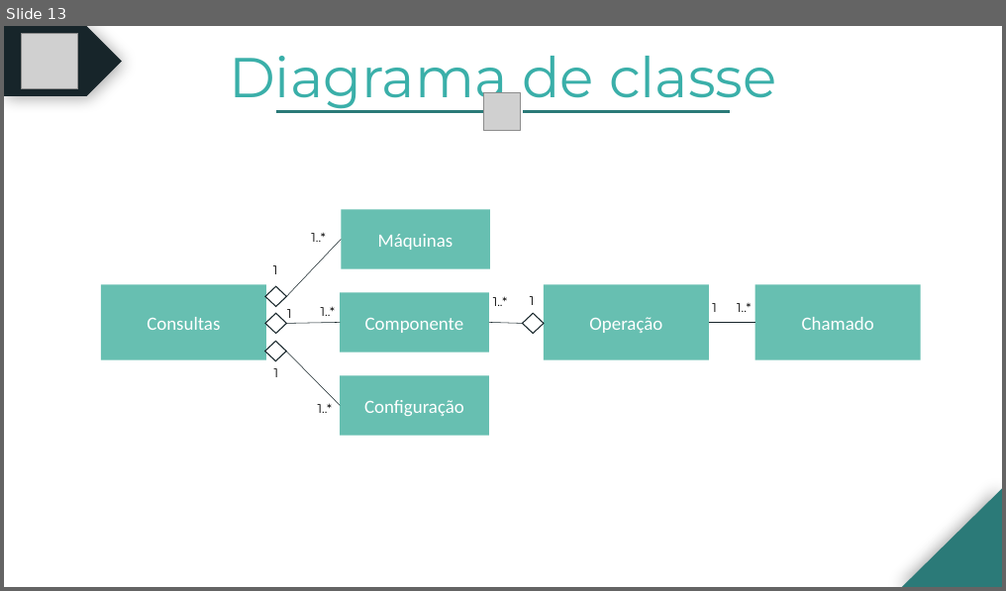
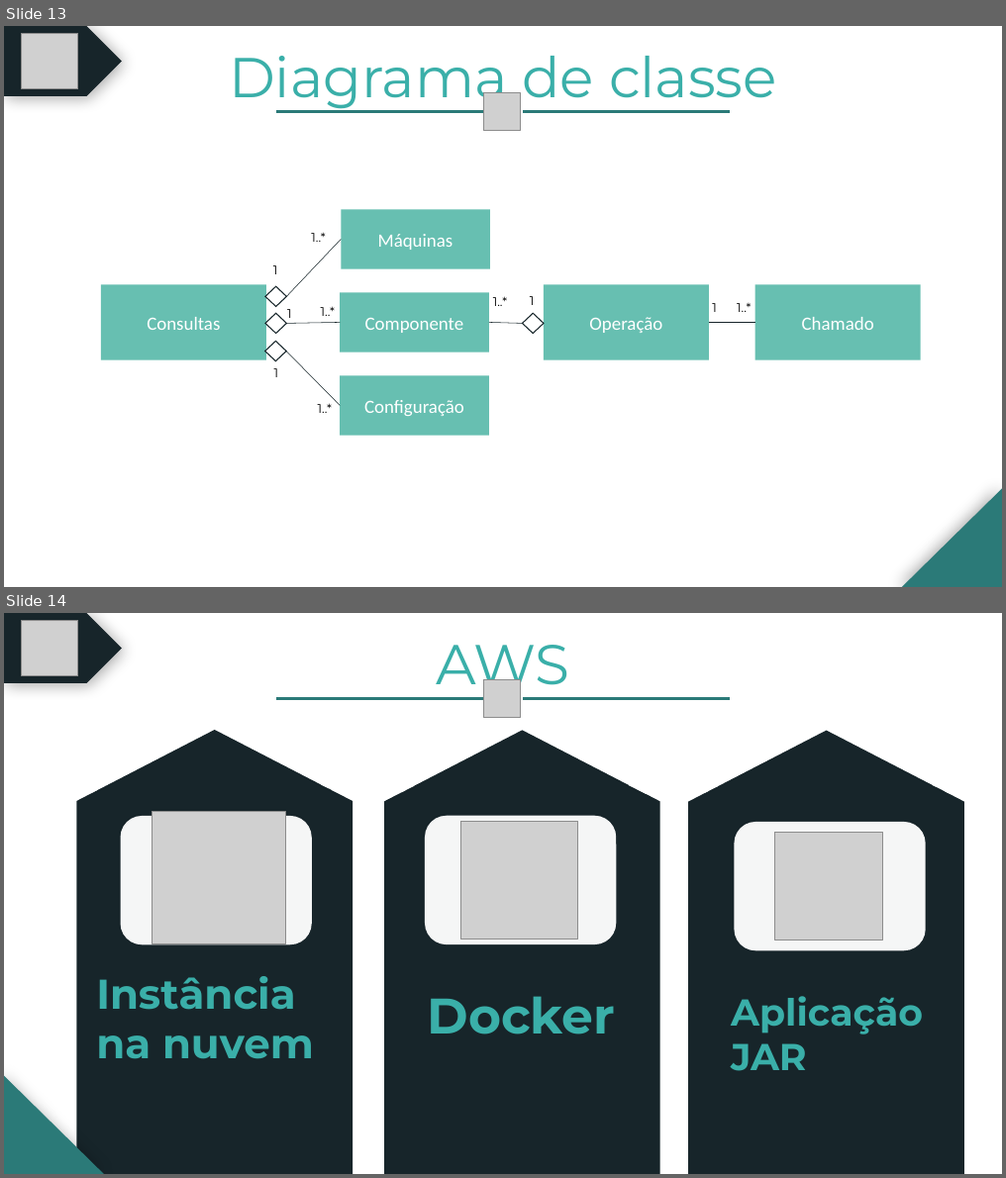
Before and after one commit to BandTec/grupo-10-ccoa-20201, a slide deck: MONITORAMENTO/Documentação/PPTs/Cold Stock Apresentação - Sprint 3.pptx. Shown one above the other, each under a label of ours: slide 13 before the commit, slides 13 and 14 after it. The pictures are 1006x591 and 1006x1178 pixels, drawn with LibreOffice and Linux fonts; fonts in the diff are those of the drawing; grey boxes stand for pictures. Boxes give left, top, right and bottom in pixels: in the first picture for what was removed or moved away, otherwise in the second. Text is boxed around its words. In the diff, an @@ line names an element or a change of style, - is before the commit and + after.

```diff
--- a/MONITORAMENTO/Documentação/PPTs/Cold Stock Apresentação - Sprint 3.pptx
+++ b/MONITORAMENTO/Documentação/PPTs/Cold Stock Apresentação - Sprint 3.pptx
@@ slide 14 added at [4, 613, 1002, 1174], background #FFFFFF @@
@@ pentagon arrow added at [4, 613, 122, 683], fill #17252A @@
@@ picture added at [22, 620, 78, 676] @@
@@ group added at [276, 645, 730, 718]: 2 lines, 1 text, 1 picture @@
+AWS
@@ group added at [76, 730, 352, 1174]: 4 plaques, 2 right triangles, 1 pentagon arrow, 1 text, 1 rounded rectangle, 1 picture @@
+Instância na nuvem
@@ group added at [384, 731, 660, 1174]: 4 plaques, 2 right triangles, 1 pentagon arrow, 1 text, 1 rounded rectangle, 1 picture @@
+Docker
@@ group added at [688, 731, 964, 1174]: 4 plaques, 2 right triangles, 1 pentagon arrow, 1 text, 1 rounded rectangle, 1 picture @@
+Aplicação
+JAR
@@ right triangle added at [4, 1075, 104, 1174], fill #2B7A78 @@
```
Also in this commit, not shown: 1 slide removed, 1 other file.
